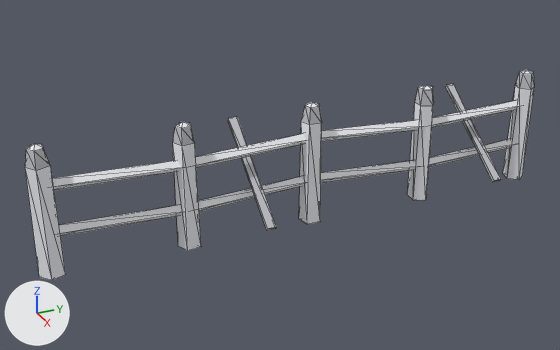
Before and after pictures for a commit that changed the OBJ model art/FenceRun.obj.
One viewpoint serves both versions: a 50 mm camera at (9.76, -4.93, 5.74) aimed at (-0.12, -0.48, 0.8). The axes (+X, +Y, +Z) are drawn at lower left. The lights are the same throughout. The picture after the commit comes second. Mesh edges are drawn as thin lines. Where no turn or scale is listed for an object, it has been applied to the vertices.

Names of what the first picture shows: 'FenceRun'.
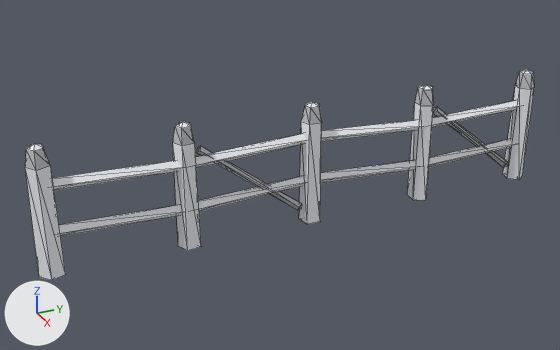
Changed parts and their boxes [x1, y1, x2, y2] in the pictures (560 x 350 px; the box of a moved part takes in the faces that stretch with it):
part 1 of me_fencerun, moved or reshaped: before [445, 84, 501, 182]; after [433, 107, 508, 167]
part 2 of me_fencerun, moved or reshaped: before [228, 117, 276, 231]; after [196, 146, 302, 210]

The edits, one by one:
me_fencerun is used by ob_fencerun; location (0.0, 0.0, 0.0).
me_fencerun had 136 vertices, 236 faces and spanned x -0.76..0.76, y -4.19..4.18, z 0.0..1.95.
me_fencerun now has 136 vertices, 236 faces and spans x -0.18..0.18, y -4.19..4.18, z 0.0..1.95.
Part 1, on me_fencerun:
Vertex 120 of me_fencerun moves from (0.73, 3.07, 0.39) at pixel (499, 180) to (0.0, 3.84, 0.3) at pixel (507, 161).
Vertex 121 of me_fencerun moves from (0.76, 3.07, 0.43) at pixel (501, 179) to (-0.06, 3.8, 0.25).
Vertex 122 of me_fencerun moves from (-0.73, 3.07, 1.61) at pixel (453, 83) to (0.0, 3.76, 0.2) at pixel (503, 167).
Vertex 123 of me_fencerun moves from (-0.76, 3.07, 1.57) to (0.06, 3.8, 0.25) at pixel (507, 165).
Vertex 124 of me_fencerun moves from (0.73, 2.93, 0.39) at pixel (492, 182) to (0.0, 2.24, 1.55) at pixel (437, 106).
Vertex 125 of me_fencerun moves from (0.76, 2.93, 0.43) at pixel (494, 180) to (-0.06, 2.2, 1.5) at pixel (432, 108).
Vertex 126 of me_fencerun moves from (-0.73, 2.93, 1.61) at pixel (446, 84) to (0.0, 2.16, 1.45) at pixel (432, 113).
Vertex 127 of me_fencerun moves from (-0.76, 2.93, 1.57) at pixel (445, 86) to (0.06, 2.2, 1.5) at pixel (437, 111).
Part 2, on me_fencerun:
Vertex 128 of me_fencerun moves from (0.73, -0.93, 0.39) at pixel (275, 228) to (0.0, -0.16, 0.3) at pixel (301, 203).
Vertex 129 of me_fencerun moves from (0.76, -0.93, 0.43) at pixel (276, 227) to (-0.06, -0.2, 0.25).
Vertex 130 of me_fencerun moves from (-0.73, -0.93, 1.61) at pixel (236, 116) to (0.0, -0.24, 0.2) at pixel (297, 210).
Vertex 131 of me_fencerun moves from (-0.76, -0.93, 1.57) at pixel (236, 118) to (0.06, -0.2, 0.25) at pixel (301, 208).
Vertex 132 of me_fencerun moves from (0.73, -1.07, 0.39) at pixel (266, 230) to (0.0, -1.76, 1.55) at pixel (200, 145).
Vertex 133 of me_fencerun moves from (0.76, -1.07, 0.43) at pixel (267, 228) to (-0.06, -1.8, 1.5) at pixel (197, 147).
Vertex 134 of me_fencerun moves from (-0.73, -1.07, 1.61) at pixel (228, 118) to (0.0, -1.84, 1.45) at pixel (196, 152).
Vertex 135 of me_fencerun moves from (-0.76, -1.07, 1.57) at pixel (227, 120) to (0.06, -1.8, 1.5) at pixel (199, 150).
